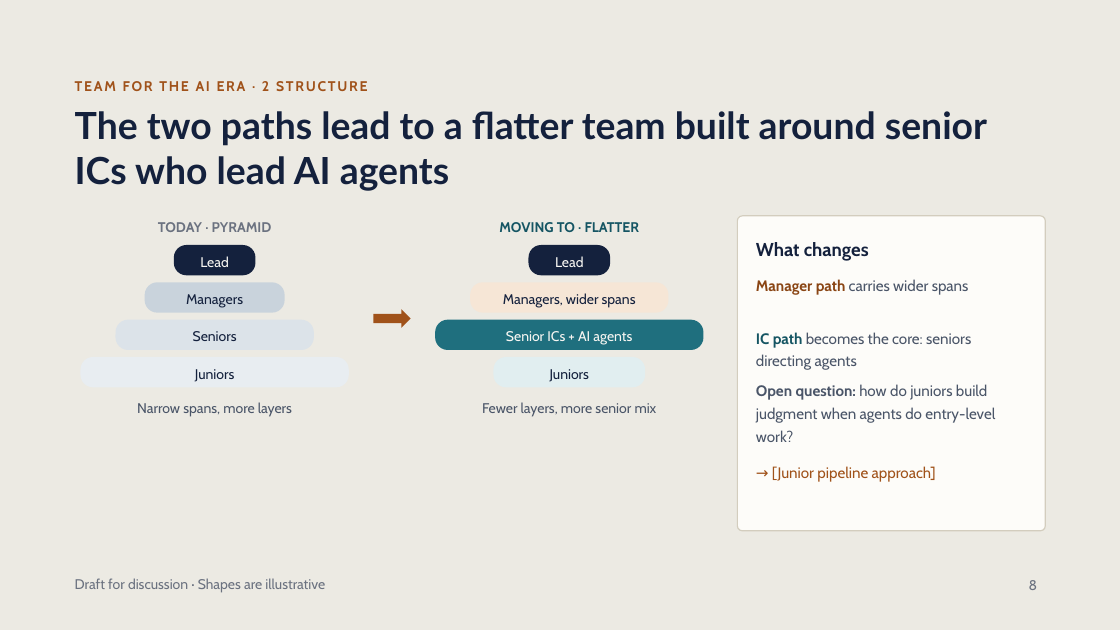
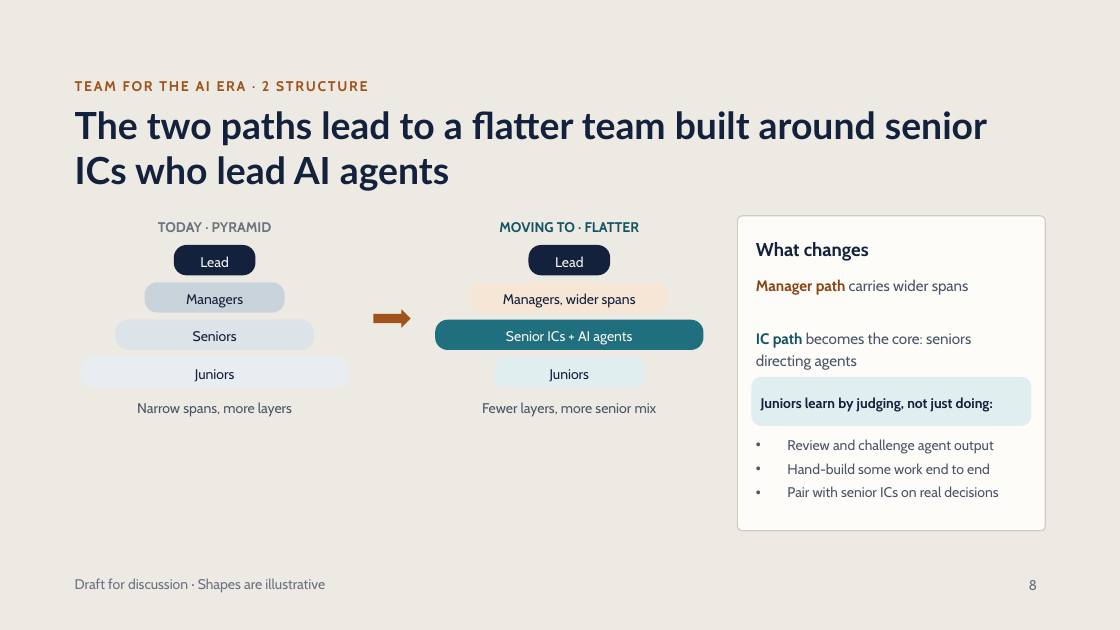
Before and after one commit to wwd1015/slide-template, a slide deck: slide 8 of Unified Team Strategy.pptx. Drawn at 1120x630 pixels with LibreOffice and Linux fonts; fonts in the diff are those of the drawing. Boxes give left, top, right and bottom in pixels: in the first picture for what was removed or moved away, otherwise in the second. Text is boxed around its words. In the diff, an @@ line names an element or a change of style, - is before the commit and + after.

```diff
--- a/Unified Team Strategy.pptx
+++ b/Unified Team Strategy.pptx
@@ rounded rectangle: place and size @@
-rounded rectangle at (756,384,995,442)
+rounded rectangle at (751,377,1031,426)
@@ rounded rectangle at (751,377,1031,426): fill none to #E1EEF0 @@
@@ text in rounded rectangle at (756,384,995,442): text removed @@
-Open question: how do juniors build judgment when agents do entry-level work?
@@ text "Juniors learn by judging, not ..." at (761,397,993,412): vertical alignment top to middle @@
@@ text at (761,397,993,412): text changed; size 13 to 12 pt; text colour #A0521A to #14213D; bold on @@
-→ [Junior pipeline approach]
+Juniors learn by judging, not just doing:
@@ text added at (787,439,998,497), 12 pt, text #4A5568 @@
+• Review and challenge agent output
+• Hand-build some work end to end
+• Pair with senior ICs on real decisions
```
